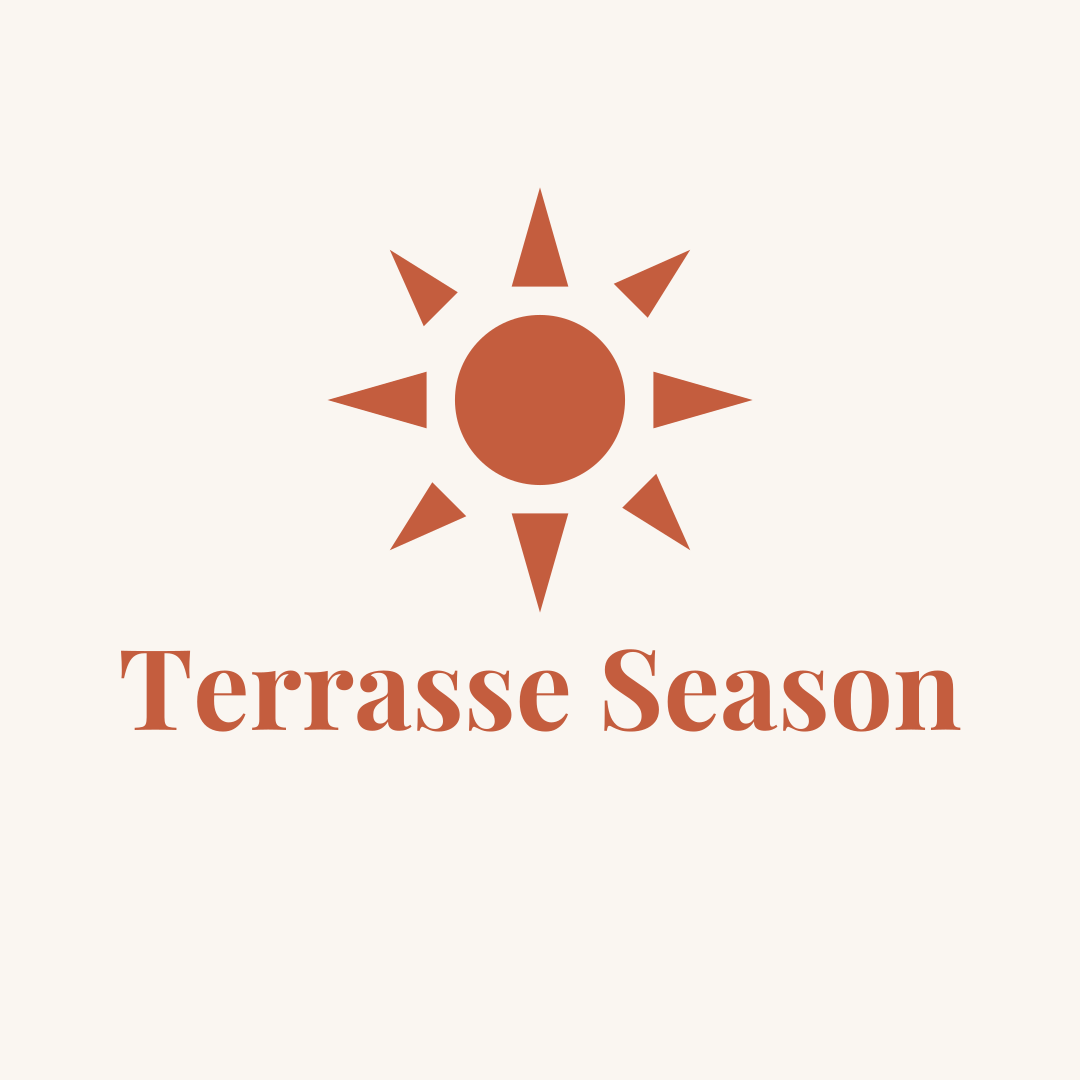
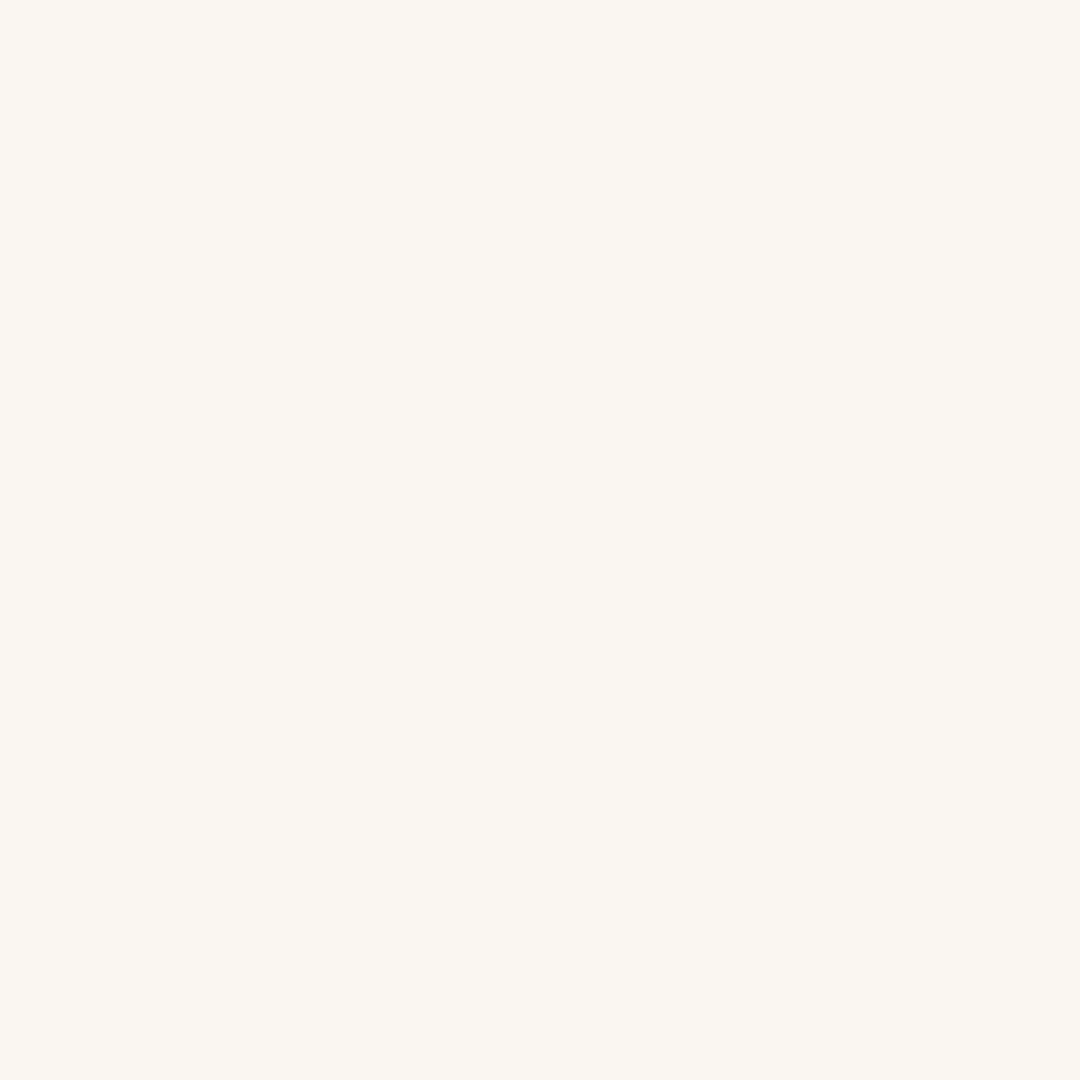
Revision of a layered 1080×1080 image; what changed, layer by layer:
added layer "Background" above "Sun" over bbox(121, 187, 961, 732)
added layer "Sun" above "Text" over bbox(327, 187, 753, 613)
added layer "Text" over bbox(134, 699, 961, 732)